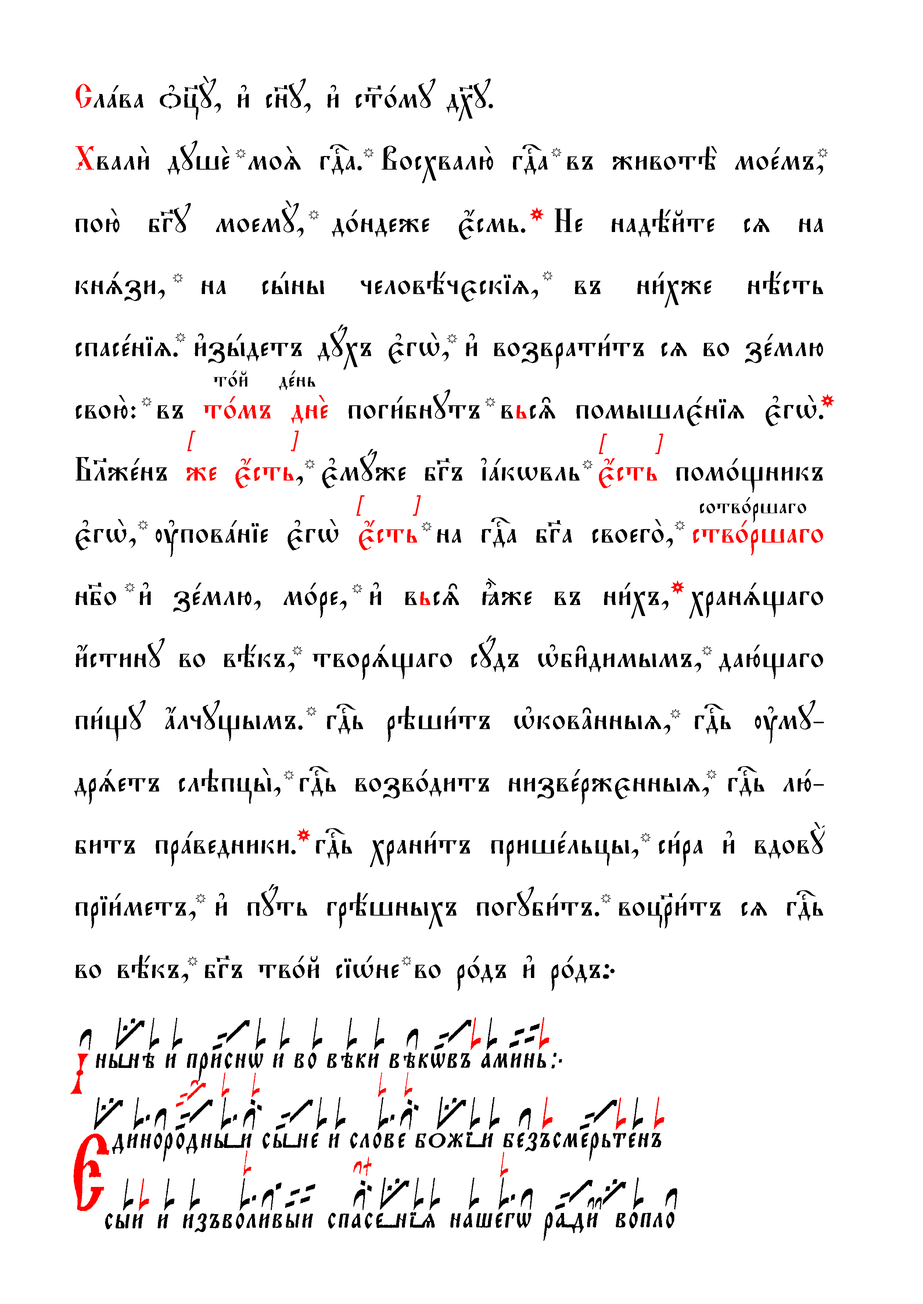
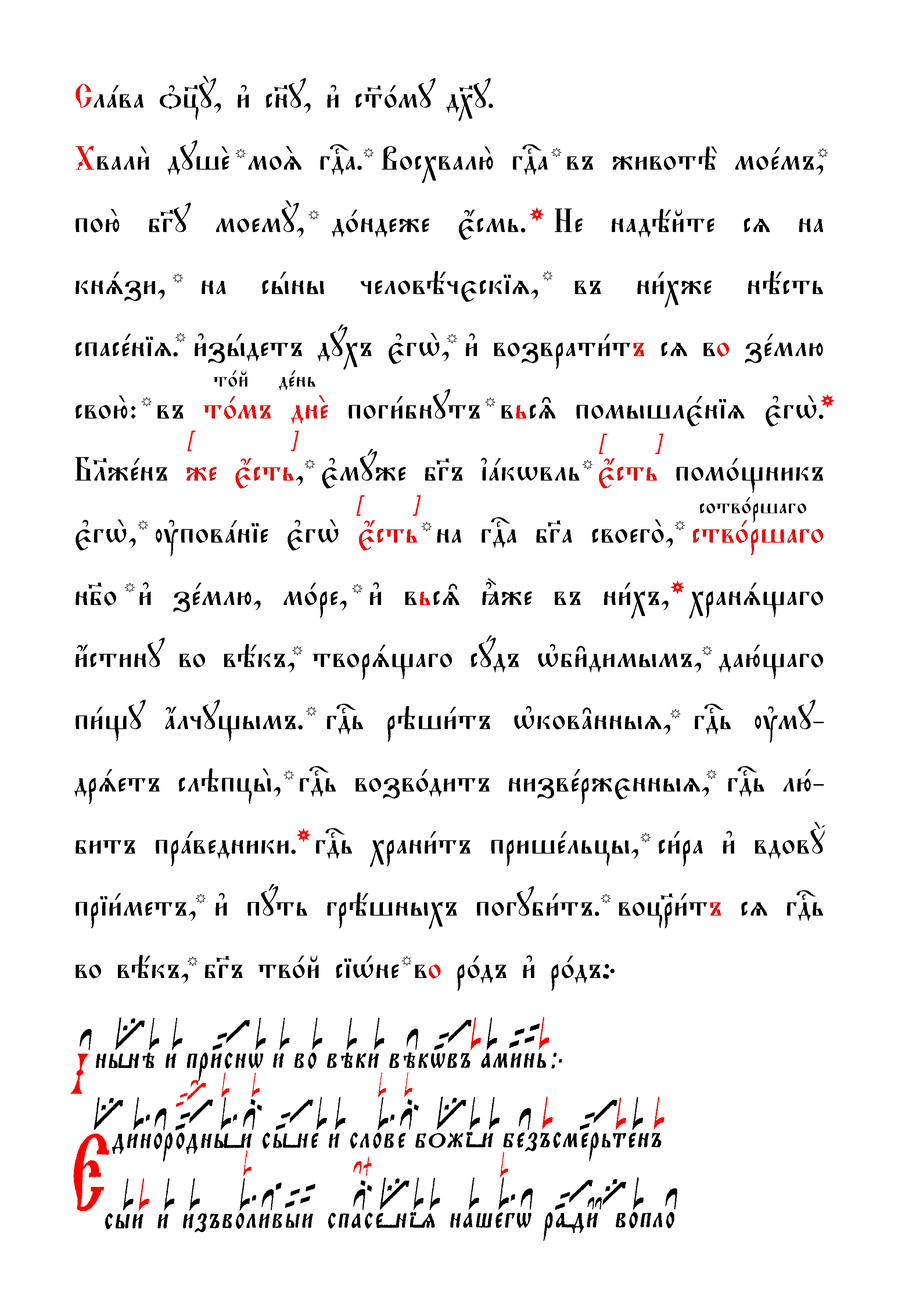
Before/after of a 923 × 1304 layered artwork. What changed in the layer stack:
painted on "Слaва nц7Y, и3 сн7у, и3 с™0му ..." over [74, 75, 825, 992]
painted on "Червила" over [70, 207, 834, 1212]
